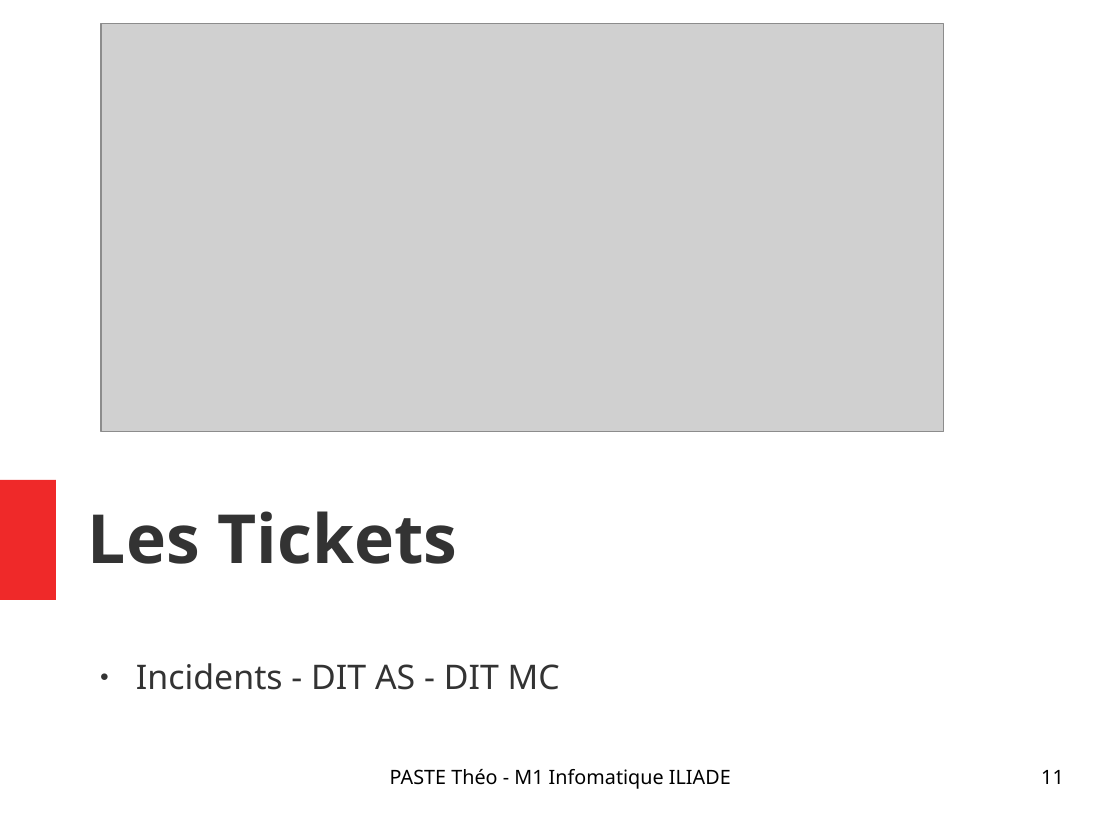
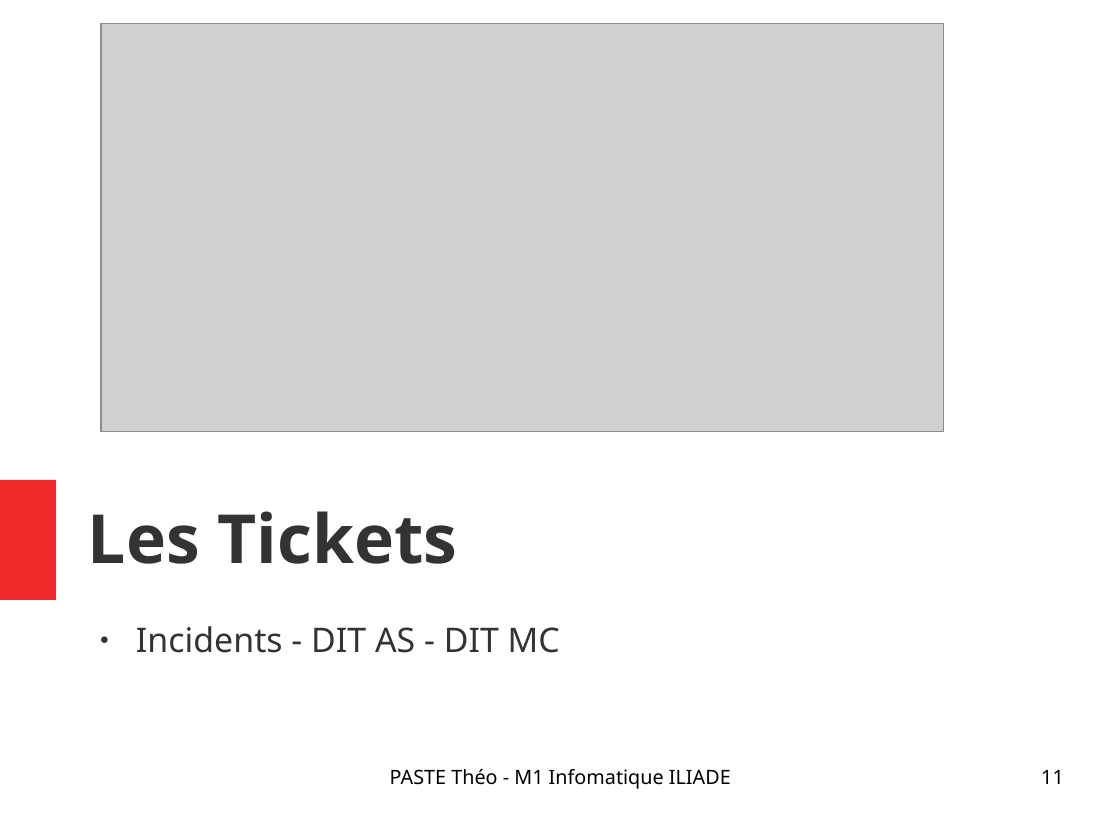
Before and after one commit to Narrateur/Rapport_de_Stage_M1, a slide deck: slide 11 of .gitbook/assets/Presentation_PASTE_Theo.odp. Drawn at 1120x840 pixels with LibreOffice and Linux fonts; fonts in the diff are those of the drawing; grey boxes stand for pictures. Boxes give left, top, right and bottom in pixels: in the first picture for what was removed or moved away, otherwise in the second. Text is boxed around its words. In the diff, an @@ line names an element or a change of style, - is before the commit and + after.

```diff
--- a/.gitbook/assets/Presentation_PASTE_Theo.odp
+++ b/.gitbook/assets/Presentation_PASTE_Theo.odp
@@ text "Incidents - DIT AS - ...": place and size @@
-text "Incidents - DIT AS - ..." at [136, 663, 560, 690]
+text "Incidents - DIT AS - ..." at [136, 626, 560, 653]
```
Also in this commit, not shown: 1 other slide changed, 1 slide added, 3 other files.
